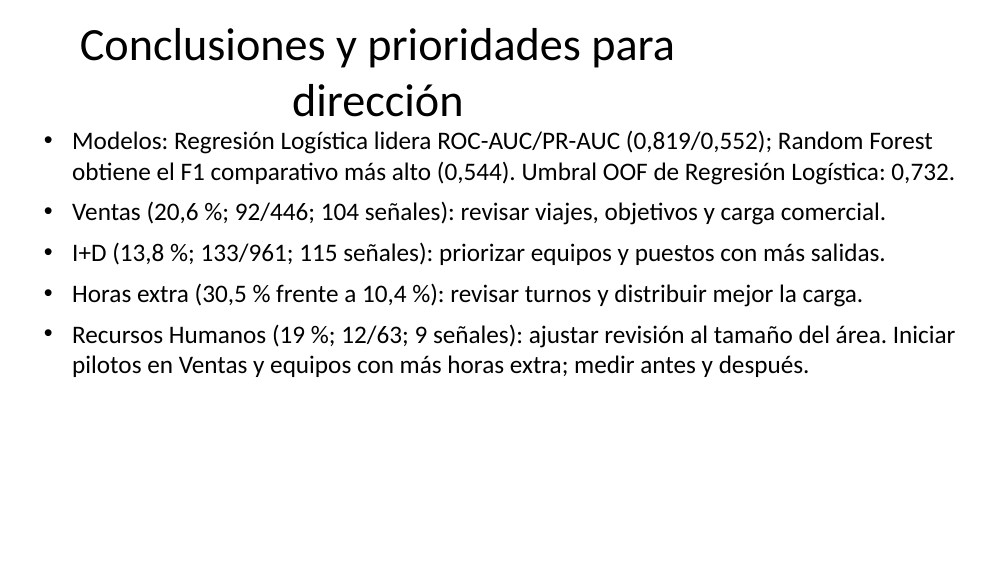
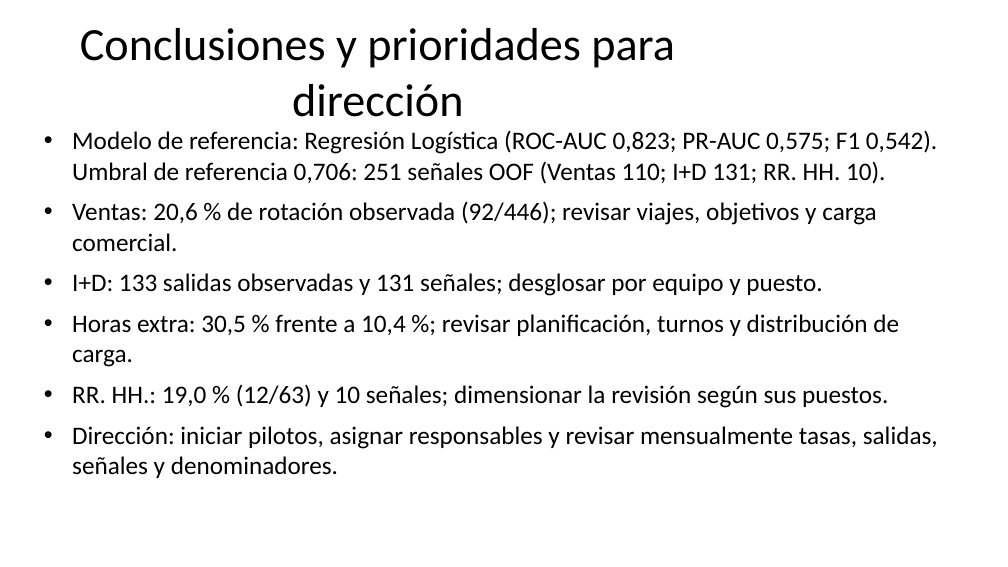
Before and after one commit to gitbeatriz123/Proyecto_Prediccion_Rotacion_Empleados_Beatriz.Velayos, a slide deck: slide 9 of docs/Presentacion_Proyecto_Rotacion.pptx. Drawn at 1008x567 pixels with LibreOffice and Linux fonts; fonts in the diff are those of the drawing. Boxes give left, top, right and bottom in pixels: in the first picture for what was removed or moved away, otherwise in the second. Text is boxed around its words. In the diff, an @@ line names an element or a change of style, - is before the commit and + after.

```diff
--- a/docs/Presentacion_Proyecto_Rotacion.pptx
+++ b/docs/Presentacion_Proyecto_Rotacion.pptx
@@ text at <box>72,130,938,478</box>: text changed @@
-• Modelos: Regresión Logística lidera ROC-AUC/PR-AUC (0,819/0,552); Random Forest obtiene el F1 comparativo más alto (0,544). Umbral OOF de Regresión Logística: 0,732.
-• Ventas (20,6 %; 92/446; 104 señales): revisar viajes, objetivos y carga comercial.
-• I+D (13,8 %; 133/961; 115 señales): priorizar equipos y puestos con más salidas.
-• Horas extra (30,5 % frente a 10,4 %): revisar turnos y distribuir mejor la carga.
-• Recursos Humanos (19 %; 12/63; 9 señales): ajustar revisión al tamaño del área. Iniciar pilotos en Ventas y equipos con más horas extra; medir antes y después.
+• Modelo de referencia: Regresión Logística (ROC-AUC 0,823; PR-AUC 0,575; F1 0,542). Umbral de referencia 0,706: 251 señales OOF (Ventas 110; I+D 131; RR. HH. 10).
+• Ventas: 20,6 % de rotación observada (92/446); revisar viajes, objetivos y carga comercial.
+• I+D: 133 salidas observadas y 131 señales; desglosar por equipo y puesto.
+• Horas extra: 30,5 % frente a 10,4 %; revisar planificación, turnos y distribución de carga.
+• RR. HH.: 19,0 % (12/63) y 10 señales; dimensionar la revisión según sus puestos.
+• Dirección: iniciar pilotos, asignar responsables y revisar mensualmente tasas, salidas, señales y denominadores.
```
Also in this commit, not shown: 7 other slides changed, 18 other files.
